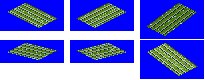
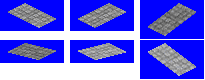
The second (205, 80) image is a revision of the first. Changes to its layers:
added layer "WALK" above "WALK_SNOW" over [8, 3, 196, 76]
added layer "WALK_SNOW" above "UGRT" over [8, 3, 196, 76]
hid "UGRT_SNOW" over [8, 3, 196, 76]
hid "URRT" over [8, 3, 196, 76]
hid "URRT_SNOW" over [8, 3, 196, 76]
hid "RAIL" over [8, 3, 196, 76]
hid "HWAY" over [8, 3, 198, 76]
hid "RATT_ASF1" over [8, 3, 198, 76]
